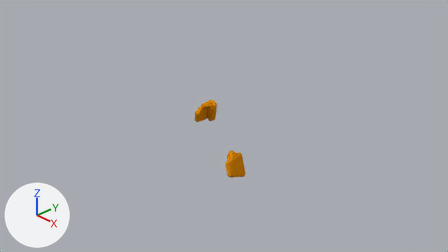
What one commit did to the Blender file Assets/Character/hands.blend.
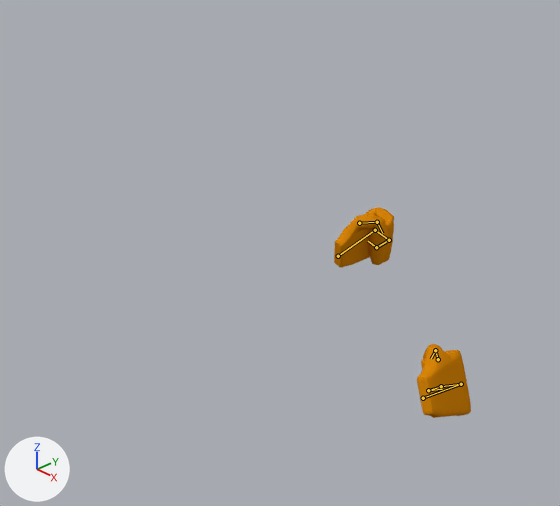
Old and new are each drawn from the file's camera 'Camera' and again close up on the part from 16% to 62% of the width and 9% to 83% of the height. The lights are fixed; the arrows at lower left show +X, +Y and +Z. Both versions are drawn at frame 115 of the action 'Slice Attack'; the numbers are the values there. The bones that bend it are drawn over the model as lines in the close-ups.

Names of what the first close-up shows: 'hand.L.001'.
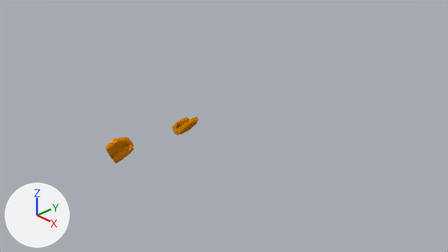
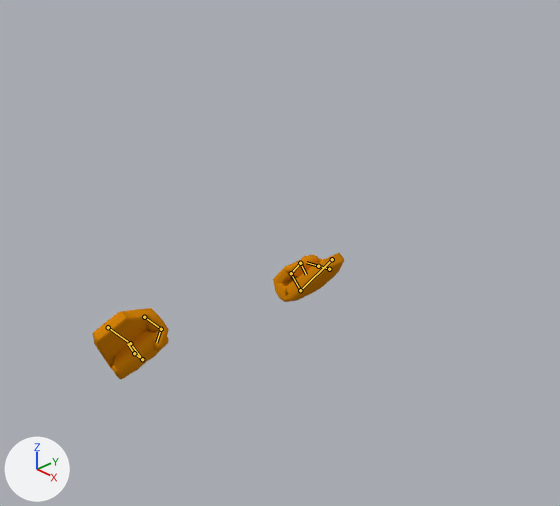
Location of each change, [x1, y1, x2, y2] in pixels of the close-ups (560 x 506 px):
'hand.L.001', posed (83% wider, 40% shorter): before [334, 207, 471, 418]; after [93, 253, 344, 379]
bone 'palm.L', root to tip: before (338, 256) to (375, 230); after (108, 327) to (130, 343)
bone 'palm.L.001', root to tip: before (423, 398) to (461, 384); after (332, 259) to (300, 290)

The edits, one by one:
Bone 'palm.L' (bone_palm_l) moves from (-0.886, 0.052, -2.067) to (-0.742, 0.681, 2.887).
Bone 'palm.L' (bone_palm_l) turns from (-84, -9, 72) to (-91, 55, 60) degrees about its own x, y and z.
Bone 'palm.L.001' (bone_palm_l_001) moves from (0.53, -0.108, -0.027) to (-3.415, 0.357, -1.531).
Bone 'palm.L.001' (bone_palm_l_001) turns from (-103, -10, -65) to (109, -71, 31) degrees about its own x, y and z.
